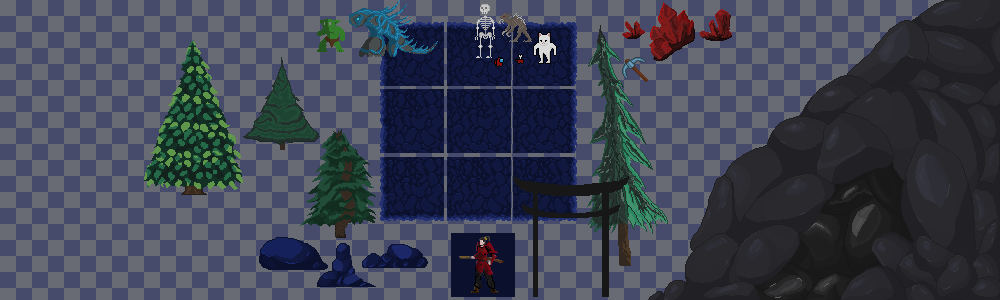
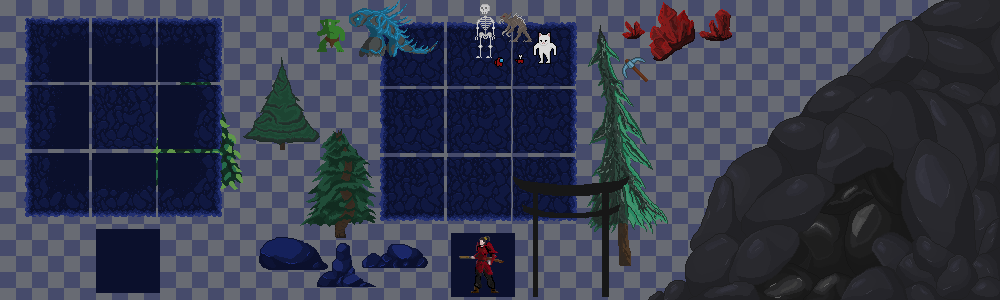
Revision of a layered w=1000, h=300 image; what changed, layer by layer:
added group "Задники для пещер 0.2" with 11 layers above "Елка 0,3" over [24, 18, 222, 293]
added layer "Задник левый вверх" (1st of 2, in "Задники для пещер 0.2") in group "Задники для пещер 0.2" over [25, 18, 89, 82]
added layer "Правый вверх" (1st of 2, in "Задники для пещер 0.2") in group "Задники для пещер 0.2" over [158, 18, 222, 82]
added layer "Задник для пещеры ЛЕВЫЙ" (1st of 2, in "Задники для пещер 0.2") in group "Задники для пещер 0.2" over [25, 85, 89, 149]
added layer "Задник для пещеры ПРАВЫЙ" (1st of 2, in "Задники для пещер 0.2") in group "Задники для пещер 0.2" over [158, 85, 222, 149]
added layer "Верх основа" (1st of 2, in "Задники для пещер 0.2") in group "Задники для пещер 0.2" over [92, 18, 156, 82]
added layer "задник левый низ" (1st of 2, in "Задники для пещер 0.2") in group "Задники для пещер 0.2" over [24, 153, 89, 217]
added layer "задник правый низ" (1st of 2, in "Задники для пещер 0.2") in group "Задники для пещер 0.2" over [158, 153, 222, 217]
added layer "Задник низ центр" (1st of 2, in "Задники для пещер 0.2") in group "Задники для пещер 0.2" over [92, 153, 156, 217]
added layer "Задник для пещеры1 середина" (1st of 2, in "Задники для пещер 0.2") in group "Задники для пещер 0.2" over [92, 85, 156, 149]
added layer "Задник ОСНОВА" (1st of 2, in "Задники для пещер 0.2") in group "Задники для пещер 0.2" over [96, 229, 160, 293]
